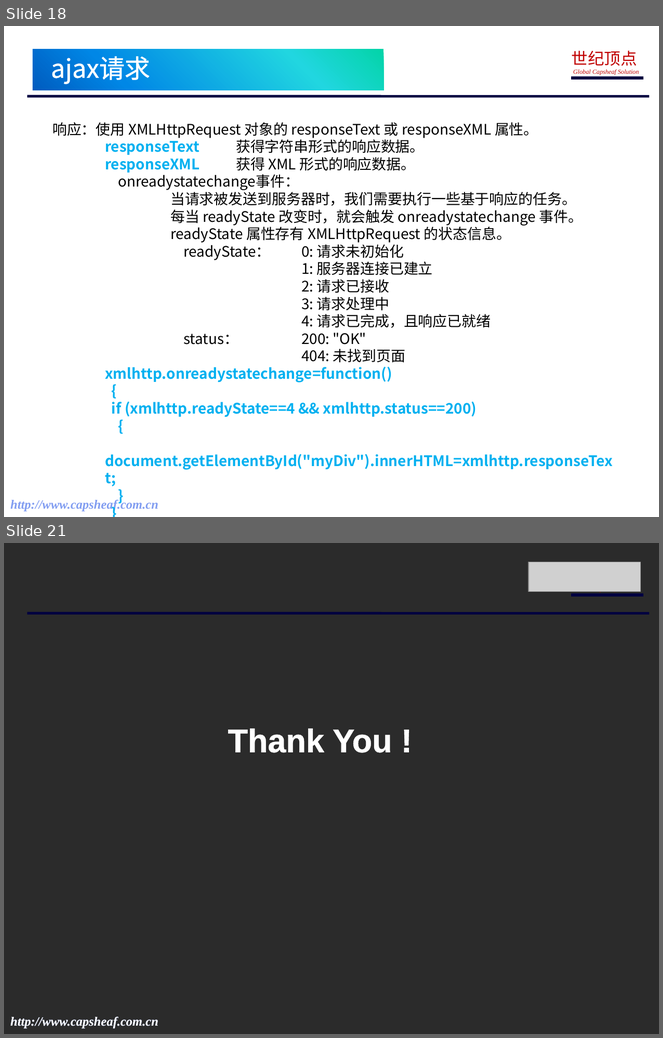
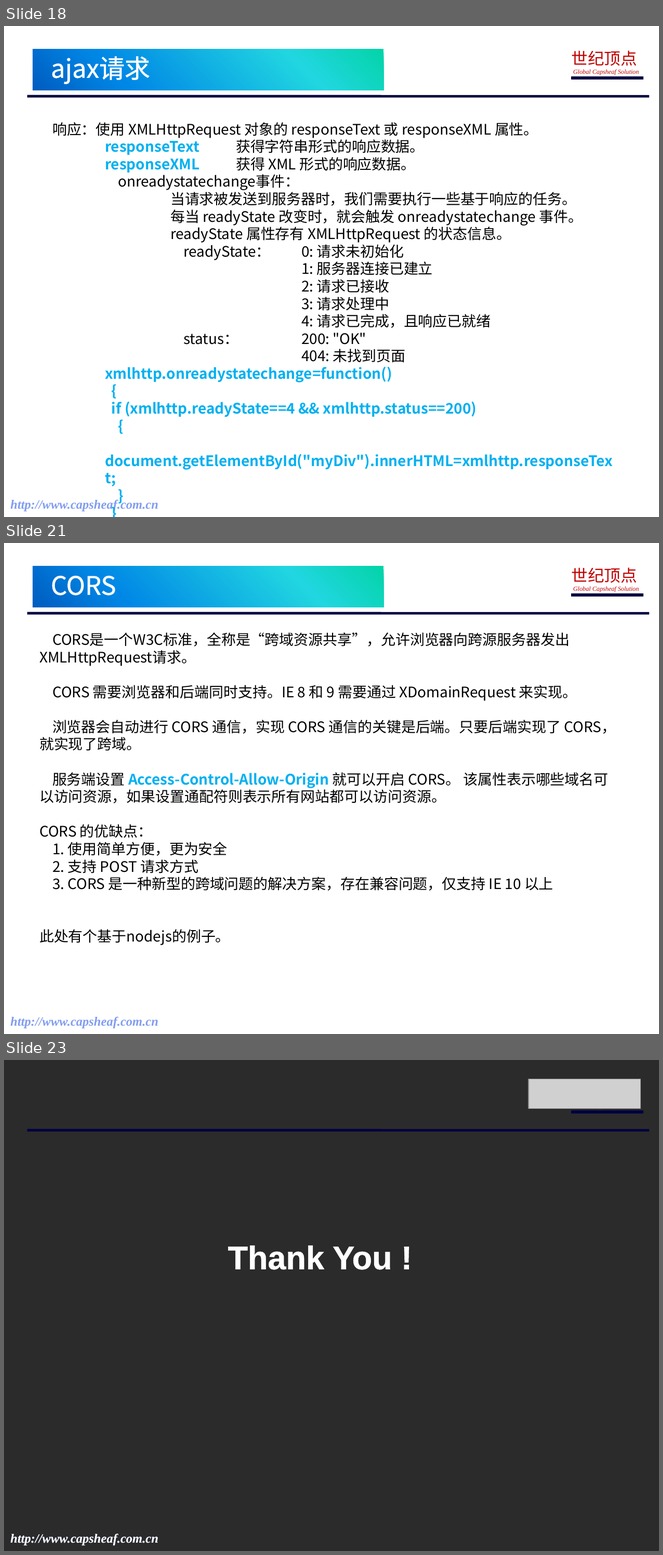
Before and after one commit to wangxia34/vue-houtaiguanli, a slide deck: html/前端分享.pptx. Shown one above the other, each under a label of ours: slides 18 and 21 before the commit, slides 18, 21 and 23 after it; the slides between them are not shown. The pictures are 663x1038 and 663x1555 pixels, drawn with LibreOffice and Linux fonts; fonts in the diff are those of the drawing; grey boxes stand for pictures; background and template pictures are left out; a plain dark background stands for a picture behind light text. Boxes give left, top, right and bottom in pixels: in the first picture for what was removed or moved away, otherwise in the second. Text is boxed around its words. In the diff, an @@ line names an element or a change of style, - is before the commit and + after.

```diff
--- a/html/前端分享.pptx
+++ b/html/前端分享.pptx
@@ slide 21 added at [4,543,659,1034], background #FFFFFF; not listed: 4 template elements that a slide beside it also shows @@
@@ rectangle added at [33,566,384,607], fill gradient #03D4A8 to #21D6E0 to #0087E6 to #005CBF, 28 pt, text #FFFFFF @@
+CORS
@@ text added at [39,632,617,945], 16 pt, text #000000 @@
+CORS是一个W3C标准，全称是“跨域资源共享”，允许浏览器向跨源服务器发出XMLHttpRequest请求。
+CORS 需要浏览器和后端同时支持。IE 8 和 9 需要通过 XDomainRequest 来实现。
+浏览器会自动进行 CORS 通信，实现 CORS 通信的关键是后端。只要后端实现了 CORS，就实现了跨域。
+服务端设置 Access-Control-Allow-Origin 就可以开启 CORS。 该属性表示哪些域名可以访问资源，如果设置通配符则表示所有网站都可以访问资源。
+CORS 的优缺点：
+1. 使用简单方便，更为安全
+2. 支持 POST 请求方式
+3. CORS 是一种新型的跨域问题的解决方案，存在兼容问题，仅支持 IE 10 以上
+此处有个基于nodejs的例子。
@@ what was slide 21 is now slide 23 @@
```
Also in this commit, not shown: 3 slides changed, 1 other slide added.
